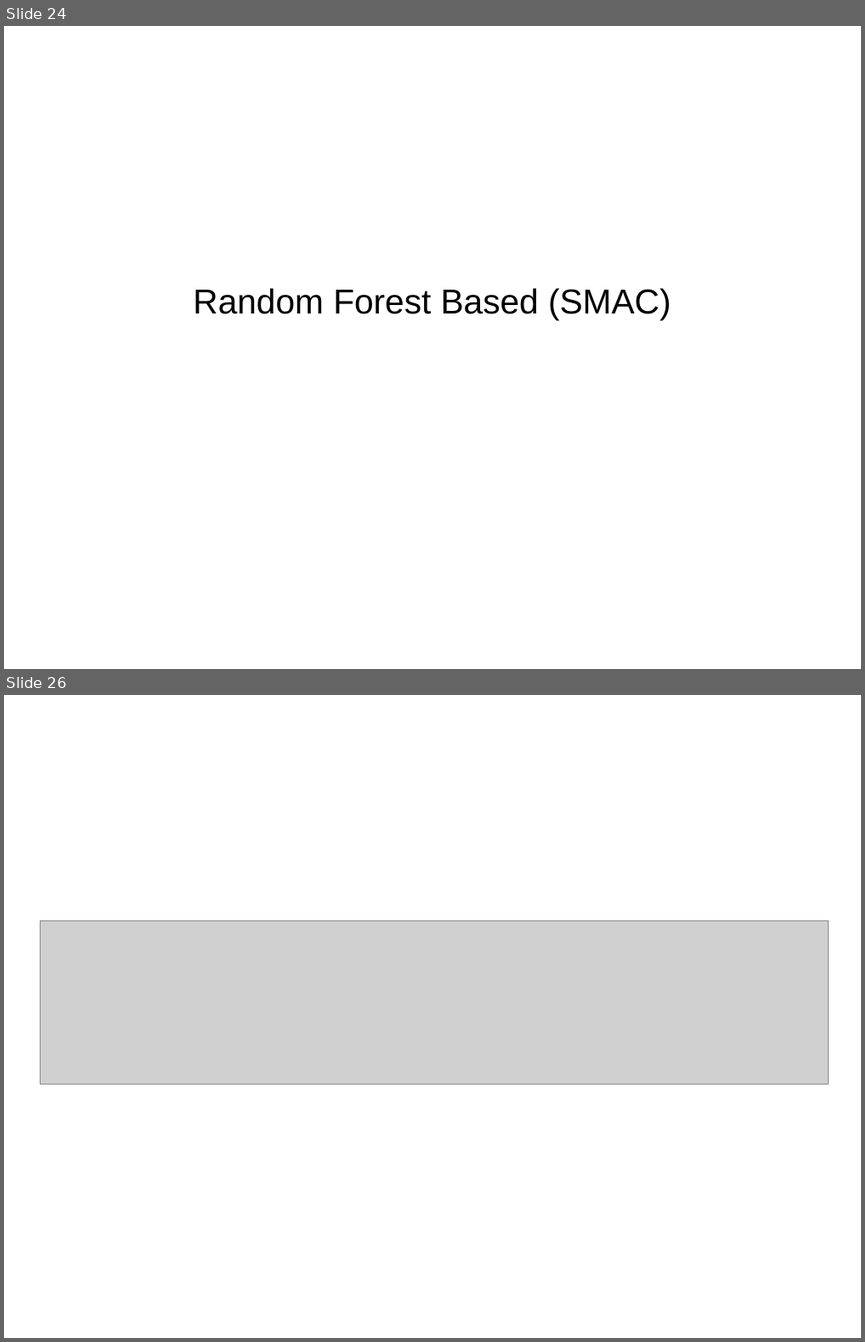
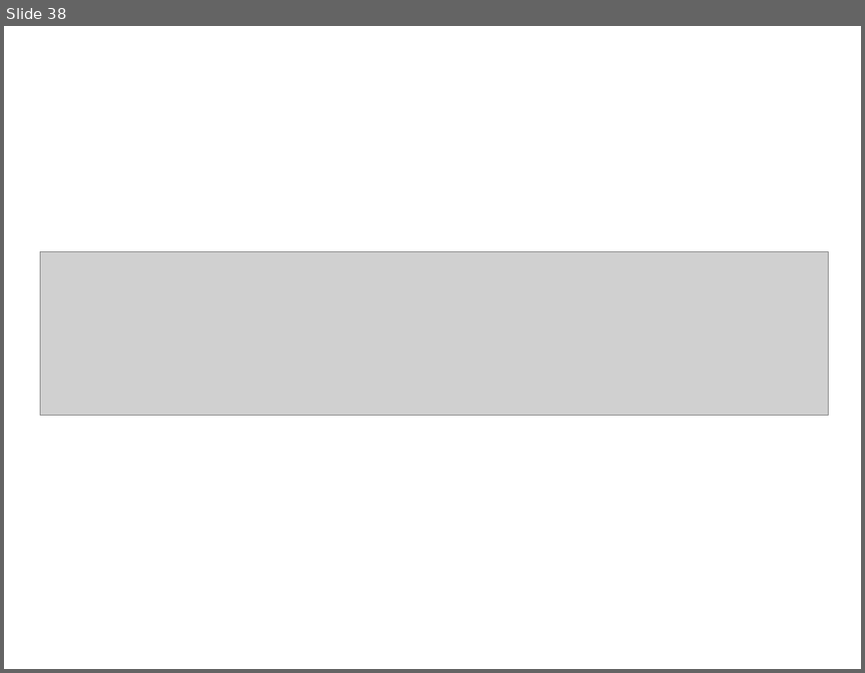
Before and after one commit to amueller/talks_odt, a slide deck: 2017/automating_machine_learning_with_the_best.odp. Shown one above the other, each under a label of ours: slides 24 and 26 before the commit, slide 38 after it; the slides between them are not shown. The pictures are 865x1342 and 865x673 pixels, drawn with LibreOffice and Linux fonts; fonts in the diff are those of the drawing; grey boxes stand for pictures. Boxes give left, top, right and bottom in pixels: in the first picture for what was removed or moved away, otherwise in the second. Text is boxed around its words. In the diff, an @@ line names an element or a change of style, - is before the commit and + after.

```diff
--- a/2017/automating_machine_learning_with_the_best.odp
+++ b/2017/automating_machine_learning_with_the_best.odp
@@ slide 24 removed at (4,26,861,669), background #FFFFFF @@
@@ subtitle removed at (193,288,670,320) @@
-Random Forest Based (SMAC)
@@ what was slide 26 is now slide 38 @@
```
Also in this commit, not shown: 16 slides changed, 4 slides added, 3 other slides removed, 2 other files.
